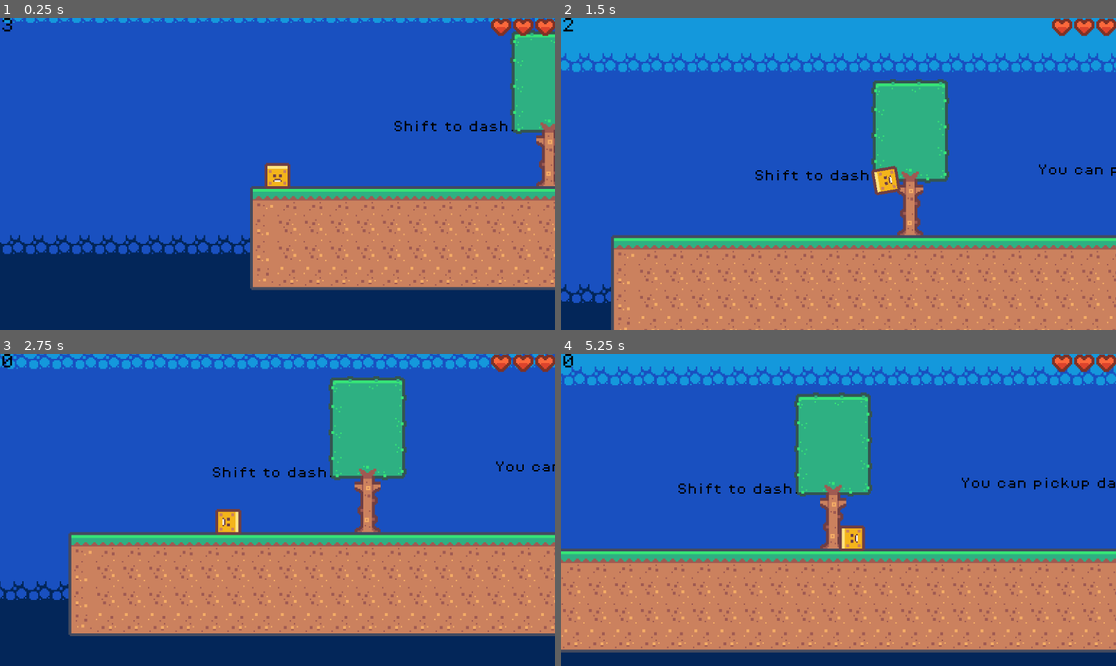
Above: before the commit, frames 1-4 (two rows, left to right).
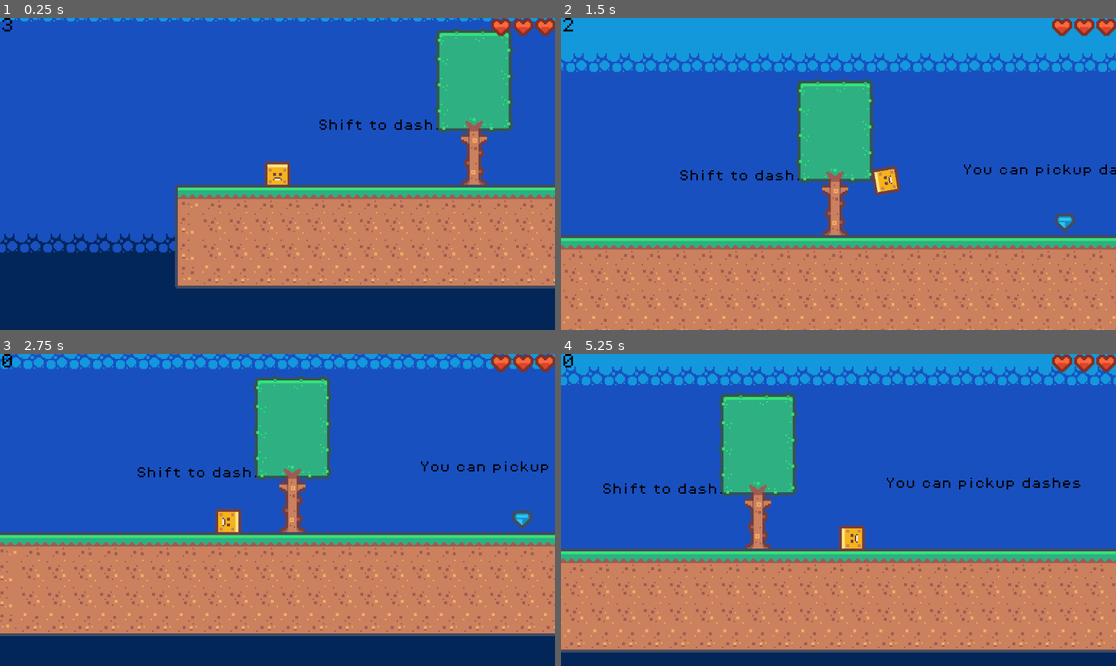
Above: after the commit, the same moments.

Repository: AadiCJ/dashGame
Game: Godot game, scene res://levels/level_1.tscn
Same seed, same stepped clock (60 frames per second), same inputs: the game is played once before the commit and once after it.
Inputs (mouse positions are in pixels of both pictures, inside the frame that each line leads up to):
- Up to frame 1 (0.25 s): no input
- Up to frame 2 (1.5 s): move the mouse to (960, 158) at 0.52 s; hold Space (jump) 0.53-1.28 s; hold D (move_right) from 0.53 s (still down); click (960, 158) at 0.6 s; move the mouse to (727, 189) at 1.27 s; tap Space (jump) at 1.35 s
- Up to frame 3 (2.75 s): tap Space (jump) at 1.52, 1.82 s; click (166, 525) at 1.55 s; move the mouse to (333, 441) at 2.02 s; release D (move_right) at 2.03 s; hold Left (move_left) from 2.03 s (still down); hold Space (jump) from 2.03 s (still down); click (333, 441) at 2.1 s
- Up to frame 4 (5.25 s): move the mouse to (810, 572) at 2.77 s; release Left (move_left) at 2.78 s; release Space (jump) at 2.78 s; hold D (move_right) 2.78-4.28 s; click (810, 572) at 2.85 s; tap Space (jump) at 3.02, 3.32, 4.52, 4.82 s; move the mouse to (1005, 556) at 3.52 s; hold Space (jump) 3.53-4.28 s; move the mouse to (672, 463) at 4.27 s; hold Left (move_left) 4.28-5.03 s; click (672, 463) at 4.35 s; move the mouse to (866, 510) at 5.02 s; hold D (move_right) from 5.03 s (still down); hold Space (jump) from 5.03 s (still down); click (866, 510) at 5.1 s

The runs differ from the first frame. In frame 1, 19% of the frame differs, in the area x 0-100%, y 0-88%; in frame 2, 20%; in frame 3, 21%, in the area x 0-100%, y 0-91%; in frame 4, 18%.

Commit message:
Added sounds
Added more sfx files, added them to all the respective locations. Game now has sounds, but no music

Diff:
--- /dev/null
+++ b/default_bus_layout.tres
@@ -0,0 +1,9 @@
+[gd_resource type="AudioBusLayout" format=3 uid="uid://b0ebhsjsjxx0w"]
+
+[resource]
+bus/1/name = &"SFX"
+bus/1/solo = false
+bus/1/mute = false
+bus/1/bypass_fx = false
+bus/1/volume_db = 0.0
+bus/1/send = &"Master"
--- a/levels/level_1.tscn
+++ b/levels/level_1.tscn
@@ -67,7 +67,7 @@
 position = Vector2(755, -341)
 
 [node name="Player" parent="Basics" instance=ExtResource("2_kx6l7")]
-position = Vector2(-17, -11)
+position = Vector2(35, -8)
 
 [node name="WorldBoundary" parent="Basics" instance=ExtResource("5_btoec")]
 position = Vector2(3, 101)
--- a/scenes/coin.tscn
+++ b/scenes/coin.tscn
@@ -1,7 +1,8 @@
-[gd_scene load_steps=7 format=3 uid="uid://6ccequyk6cje"]
+[gd_scene load_steps=8 format=3 uid="uid://6ccequyk6cje"]
 
 [ext_resource type="Script" uid="uid://b638a6d488wdv" path="res://scripts/coin.gd" id="1_i64fm"]
-[ext_resource type="Texture2D" uid="uid://3a1k33kfl52x" path="res://assets/sprites/tilemap_packed.png" id="1_rwqht"]
+[ext_resource type="Texture2D" uid="uid://3a1k33kfl52x" path="res://assets/sprites/tiles/tilemap_packed.png" id="1_rwqht"]
+[ext_resource type="AudioStream" uid="uid://dc0h8v6d140qw" path="res://assets/sfx/coin.wav" id="3_11l1o"]
 
 [sub_resource type="AtlasTexture" id="AtlasTexture_i64fm"]
 atlas = ExtResource("1_rwqht")
@@ -38,4 +39,13 @@
 [node name="CollisionShape2D" type="CollisionShape2D" parent="."]
 shape = SubResource("CircleShape2D_1ikuy")
 
+[node name="CoinAudio" type="AudioStreamPlayer2D" parent="."]
+stream = ExtResource("3_11l1o")
+bus = &"SFX"
+
+[node name="DeleteTimer" type="Timer" parent="."]
+wait_time = 0.5
+one_shot = true
+
 [connection signal="body_entered" from="." to="." method="_on_body_entered"]
+[connection signal="timeout" from="DeleteTimer" to="." method="_on_timeout"]
--- a/scenes/dashPickup.tscn
+++ b/scenes/dashPickup.tscn
@@ -1,7 +1,8 @@
-[gd_scene load_steps=5 format=3 uid="uid://r26blq5dvq7q"]
+[gd_scene load_steps=6 format=3 uid="uid://r26blq5dvq7q"]
 
 [ext_resource type="Script" uid="uid://dg08qteva4id8" path="res://scripts/dash_pickup.gd" id="1_5tdg5"]
 [ext_resource type="Texture2D" uid="uid://3a1k33kfl52x" path="res://assets/sprites/tiles/tilemap_packed.png" id="1_ngnwi"]
+[ext_resource type="AudioStream" uid="uid://dhi7x8apwju65" path="res://assets/sfx/pickup.wav" id="3_8crcj"]
 
 [sub_resource type="AtlasTexture" id="AtlasTexture_5tdg5"]
 atlas = ExtResource("1_ngnwi")
@@ -28,4 +29,12 @@
 [node name="CollisionPolygon2D" type="CollisionPolygon2D" parent="."]
 polygon = PackedVector2Array(-5, -6, -7, -4, -7, 1, 0, 7, 7, 1, 7, -4, 5, -6)
 
+[node name="DeleteTimer" type="Timer" parent="."]
+wait_time = 0.15
+
+[node name="PickupAudio" type="AudioStreamPlayer2D" parent="."]
+stream = ExtResource("3_8crcj")
+bus = &"SFX"
+
 [connection signal="body_entered" from="." to="." method="_on_body_entered"]
+[connection signal="timeout" from="DeleteTimer" to="." method="_on_timeout"]
--- a/scenes/enemy.tscn
+++ b/scenes/enemy.tscn
@@ -1,7 +1,8 @@
-[gd_scene load_steps=6 format=3 uid="uid://bx4q6o8h464mh"]
+[gd_scene load_steps=7 format=3 uid="uid://bx4q6o8h464mh"]
 
 [ext_resource type="Texture2D" uid="uid://5ac2xulr6ekg" path="res://assets/sprites/tiles/tilemap-characters_packed.png" id="1_7p1mj"]
 [ext_resource type="Script" uid="uid://dw3amu7eoc2yk" path="res://scripts/enemy.gd" id="1_md0e3"]
+[ext_resource type="AudioStream" uid="uid://b2tt2vqt8d8k4" path="res://assets/sfx/hit.wav" id="3_4ra3w"]
 
 [sub_resource type="AtlasTexture" id="AtlasTexture_md0e3"]
 atlas = ExtResource("1_7p1mj")
@@ -25,16 +26,17 @@
 "speed": 5.0
 }]
 
-[node name="Enemy" type="Area2D"]
+[node name="Enemy" type="CharacterBody2D"]
 z_index = 1
+collision_layer = 0
 collision_mask = 2
 script = ExtResource("1_md0e3")
 
 [node name="AnimatedSprite2D" type="AnimatedSprite2D" parent="."]
 sprite_frames = SubResource("SpriteFrames_5uy6h")
-
-[node name="CollisionPolygon2D" type="CollisionPolygon2D" parent="."]
-polygon = PackedVector2Array(0, -9, -8, -6, -8, 3, 0, 12, 8, 3, 8, -6)
+autoplay = "default"
+frame = 1
+frame_progress = 0.989796
 
 [node name="RayRight" type="RayCast2D" parent="."]
 target_position = Vector2(11, 0)
@@ -54,5 +56,17 @@
 wait_time = 0.1
 autostart = true
 
-[connection signal="body_entered" from="." to="." method="_on_body_entered"]
-[connection signal="timeout" from="CheckTimer" to="." method="_on_check_timer_timeout"]
+[node name="KillAudio" type="AudioStreamPlayer2D" parent="."]
+stream = ExtResource("3_4ra3w")
+bus = &"SFX"
+
+[node name="KillTimer" type="Timer" parent="."]
+wait_time = 1.6
+
+[node name="CollisionArea" type="Area2D" parent="."]
+
+[node name="CollisionPolygon2D" type="CollisionPolygon2D" parent="CollisionArea"]
+polygon = PackedVector2Array(0, -9, -8, -6, -8, 3, 0, 12, 8, 3, 8, -6)
+
+[connection signal="timeout" from="KillTimer" to="." method="_on_timeout"]
+[connection signal="body_entered" from="CollisionArea" to="." method="_on_body_entered"]
--- a/scenes/player.tscn
+++ b/scenes/player.tscn
@@ -1,8 +1,12 @@
-[gd_scene load_steps=8 format=3 uid="uid://bmec34vf4myt5"]
+[gd_scene load_steps=12 format=3 uid="uid://bmec34vf4myt5"]
 
 [ext_resource type="Texture2D" uid="uid://5ac2xulr6ekg" path="res://assets/sprites/tiles/tilemap-characters_packed.png" id="1_3vyb7"]
 [ext_resource type="Script" uid="uid://b5tucn7mf1fb4" path="res://scripts/player.gd" id="1_g2els"]
 [ext_resource type="PackedScene" uid="uid://bxts6n0pw54v5" path="res://ui/hud.tscn" id="3_qhqgy"]
+[ext_resource type="AudioStream" uid="uid://bppi13errisx4" path="res://assets/sfx/death.wav" id="4_dqkch"]
+[ext_resource type="AudioStream" uid="uid://du3h5dihjr77n" path="res://assets/sfx/hurt.wav" id="5_qlg0r"]
+[ext_resource type="AudioStream" uid="uid://qmej8v0t5onr" path="res://assets/sfx/jump.wav" id="6_tuyoq"]
+[ext_resource type="AudioStream" uid="uid://ls7ynd81kfuc" path="res://assets/sfx/dash.wav" id="7_fjrip"]
 
 [sub_resource type="AtlasTexture" id="AtlasTexture_dqkch"]
 atlas = ExtResource("1_3vyb7")
@@ -54,9 +58,15 @@
 
 [node name="Camera2D" type="Camera2D" parent="."]
 zoom = Vector2(3, 3)
+limit_left = -321
+limit_right = 1216
+limit_bottom = 720
+limit_smoothed = true
 position_smoothing_enabled = true
 
 [node name="DeathTimer" type="Timer" parent="."]
+wait_time = 1.6
+one_shot = true
 
 [node name="CoyoteTimer" type="Timer" parent="."]
 wait_time = 0.15
@@ -66,6 +76,23 @@
 wait_time = 0.1
 one_shot = true
 
+[node name="DeathAudio" type="AudioStreamPlayer2D" parent="."]
+stream = ExtResource("4_dqkch")
+bus = &"SFX"
+
+[node name="HurtAudio" type="AudioStreamPlayer2D" parent="."]
+stream = ExtResource("5_qlg0r")
+bus = &"SFX"
+
+[node name="JumpAudio" type="AudioStreamPlayer2D" parent="."]
+stream = ExtResource("6_tuyoq")
+bus = &"SFX"
+
+[node name="DashAudio" type="AudioStreamPlayer2D" parent="."]
+stream = ExtResource("7_fjrip")
+volume_db = 10.0
+bus = &"SFX"
+
 [connection signal="timeout" from="DashTimer" to="." method="_on_dash_timer_timeout"]
 [connection signal="timeout" from="DeathTimer" to="." method="_on_death_timer_timeout"]
 [connection signal="timeout" from="JumpBufferTimer" to="." method="_on_jump_buffer_timer_timeout"]
--- a/scripts/Variables.gd
+++ b/scripts/Variables.gd
@@ -8,6 +8,9 @@
 var score = 0
 var deaths = 0
 var currentLevel = 0
+var fallGravity = 0
+var jumpGravity = 0
+var jumpVelocity = 0
 
 
 
--- a/scripts/coin.gd
+++ b/scripts/coin.gd
@@ -3,4 +3,11 @@
 
 func _on_body_entered(_body:Node2D) -> void:
 	SignalBus.scoreChange.emit(Variables.scoreTypes.COIN)
+	$DeleteTimer.start()
+	$CollisionShape2D.queue_free()
+	$AnimatedSprite2D.visible = false
+	$CoinAudio.play()
+
+
+func _on_timeout() -> void:
 	queue_free()
--- a/scripts/dash_pickup.gd
+++ b/scripts/dash_pickup.gd
@@ -4,6 +4,11 @@
 func _on_body_entered(_body:Node2D) -> void:
     SignalBus.dashPickedUp.emit()
     #tell player dash was picked up
+    $AnimatedSprite2D.visible = false
+    $CollisionPolygon2D.queue_free()
+    $PickupAudio.play()
+    $DeleteTimer.start()
+
+
+func _on_timeout() -> void:
     queue_free()
-    #remove the object
-    #TODO: make this an animation that is played instead of removing it from here
--- a/scripts/enemy.gd
+++ b/scripts/enemy.gd
@@ -1,4 +1,4 @@
-extends Node2D
+extends CharacterBody2D
 
 
 const DAMAGE = 1
@@ -6,6 +6,7 @@
 var direction = 1
 var canMove = true
 var playerDashing = false
+var applyGravity = false
 var checks = 0
 var forgiven = 0
 
@@ -20,8 +21,22 @@
 	playerDashing = false
 
 
+func _process(_delta: float) -> void:
+	if direction == 1:
+		$AnimatedSprite2D.flip_h = true
+	else:
+		$AnimatedSprite2D.flip_h = false
+
+
 #TODO: add ability to kill enemies
 func _physics_process(delta: float) -> void:
+	if applyGravity:
+		if velocity.y < 0:
+			velocity.y += Variables.jumpGravity * delta
+		else:
+			velocity.y += Variables.fallGravity * delta
+		move_and_slide()
+
 	if canMove == false:
 		return
 
@@ -54,6 +69,20 @@
 func _on_body_entered(_body:Node2D) -> void:
 	if playerDashing:
 		SignalBus.scoreChange.emit(Variables.scoreTypes.ENEMY)
-		queue_free()
+		kill()
 	else:
 		SignalBus.damage.emit(1)
+
+
+func kill():
+	canMove = false
+	applyGravity = true
+	velocity.y = -Variables.jumpVelocity
+	$KillAudio.play()
+	$CollisionArea/CollisionPolygon2D.queue_free()
+	$KillTimer.start()
+
+
+
+func _on_timeout() -> void:
+	queue_free()
--- a/scripts/player.gd
+++ b/scripts/player.gd
@@ -34,6 +34,7 @@
 var jumpBuffer := false
 var isDashing = false
 var canJump = true
+var canMove = true
 
 var dashes := MAX_DASHES:
 	set(value):
@@ -43,6 +44,8 @@
 
 var health = 3:
 	set(value):
+		if value < health:
+			$HurtAudio.play()
 		health = value
 		SignalBus.healthUpdated.emit(health)
 
@@ -55,6 +58,9 @@
 	speed = jumpDistance/(jumpPeakTime+jumpFallTime)
 	actualSpeed = speed
 	doubleJumpVelocity = -1 * speed * JUMP_FACTOR
+	Variables.fallGravity = fallGravity
+	Variables.jumpGravity = jumpGravity
+	Variables.jumpVelocity = jumpVelocity
 
 
 
@@ -70,6 +76,8 @@
 	SignalBus.scoreChange.connect(_on_score_change)
 	SignalBus.levelEnd.connect(_on_level_end)
 
+
+
 func _process(_delta: float) -> void:
 	if health <= 0:
 		SignalBus.died.emit()
@@ -93,6 +101,8 @@
 
 
 func _physics_process(delta: float) -> void:
+	if not canMove:
+		return
 	canDash = true
 	#horizontal movement
 	var direction := Input.get_axis("move_left", "move_right")
@@ -109,25 +119,26 @@
 		#check if we're moving or climbing
 
 		if not is_on_floor():
+			canJump = false
+
+			if not $CoyoteTimer.is_stopped():
+				if Input.is_action_just_pressed("jump"):
+					jump(false)
+
 			#add gravity
-			canJump = false
 			if velocity.y < 0:
 				velocity.y += (jumpGravity * delta)/gravityModulation
 			else:
 				velocity.y += (fallGravity * delta)*gravityModulation
 			#double jump handling
-			if (Input.is_action_pressed("jump") and Input.is_action_just_pressed("dash")
-				and not doubleJumped and dashes > 0 and not hasDied):
-				dashes -= 1
-				canDash = false
-				doubleJumped = true
-				velocity.y = doubleJumpVelocity
+			if canDoubleJump():
+				jump(true)
 		else:
 			#is on floor
 			gravityModulation = 1
 			canJump = true
 			if jumpBuffer:
-				jump()
+				jump(false)
 				jumpBuffer = false
 
 
@@ -135,7 +146,7 @@
 		# Handle jump.
 		if Input.is_action_just_pressed("jump"):
 			if canJump or is_on_wall():
-				jump()
+				jump(false)
 			elif not is_on_floor():
 				jumpBuffer = true
 				$JumpBufferTimer.start()
@@ -166,7 +177,9 @@
 
 	velocityLastFrame = velocity.y
 	var was_on_floor = is_on_floor()
+
 	move_and_slide()
+
 	if was_on_floor and not is_on_floor() and velocity.y >= 0:
 		#if transitioned from being on the floor to not
 		#and if not moving upwards
@@ -174,9 +187,19 @@
 
 
 
-func jump():
-	velocity.y -= jumpVelocity
+func jump(doubleJump: bool):
+	if doubleJump:
+		velocity.y = doubleJumpVelocity
+		canDash = false
+		dashes -= 1
+		doubleJumped = true
+	else:
+		velocity.y -= jumpVelocity
 	canJump = false
+	$JumpAudio.play()
+
+func canDoubleJump():
+	return Input.is_action_pressed("jump") and Input.is_action_just_pressed("dash") and not doubleJumped and dashes > 0 and not hasDied
 
 
 
@@ -196,6 +219,7 @@
 		hasDied = true
 		$DeathTimer.start()
 		$CollisionShape2D.queue_free()
+		$DeathAudio.play()
 		Variables.deaths += 1
 		#makes sure you don't keep bouncing forever
 
@@ -216,6 +240,7 @@
 
 
 func _on_started_dash():
+	$DashAudio.play()
 	isDashing = true
 
 func _on_ended_dash():
@@ -229,6 +254,7 @@
 
 func _on_level_end(_currentLevel):
 	SignalBus.displayScore.emit(score)
+	canMove = false
 
 
 func _on_jump_buffer_timer_timeout() -> void:
--- a/scripts/transition.gd
+++ b/scripts/transition.gd
@@ -18,6 +18,7 @@
 
 
 func toIntermission() -> void:
+	$EndAudio.play()
 	$TextureRect.visible = true
 	$AnimationPlayer.play("fadeToBlack")
 	await $AnimationPlayer.animation_finished
--- a/ui/transition.tscn
+++ b/ui/transition.tscn
@@ -1,6 +1,7 @@
-[gd_scene load_steps=7 format=3 uid="uid://b0w6vn8fgqvbj"]
+[gd_scene load_steps=8 format=3 uid="uid://b0w6vn8fgqvbj"]
 
 [ext_resource type="Script" uid="uid://cgviepjoa4c1k" path="res://scripts/transition.gd" id="1_rerct"]
+[ext_resource type="AudioStream" uid="uid://cck56lrul1gj1" path="res://assets/sfx/clear.wav" id="2_71j1v"]
 
 [sub_resource type="Gradient" id="Gradient_kg4ax"]
 interpolation_mode = 1
@@ -65,3 +66,7 @@
 libraries = {
 &"": SubResource("AnimationLibrary_xmi56")
 }
+
+[node name="EndAudio" type="AudioStreamPlayer2D" parent="."]
+stream = ExtResource("2_71j1v")
+bus = &"SFX"
Not shown, added: assets/sfx/clear.wav.import
Not shown, added: assets/sfx/dash.wav.import
Not shown, added: assets/sfx/hurt.wav.import
Not shown, added: assets/sfx/jump.wav.import
Not shown, added: assets/sfx/clear.wav
Not shown, added: assets/sfx/dash.wav
Not shown, added: assets/sfx/hurt.wav
Not shown, added: assets/sfx/jump.wav
